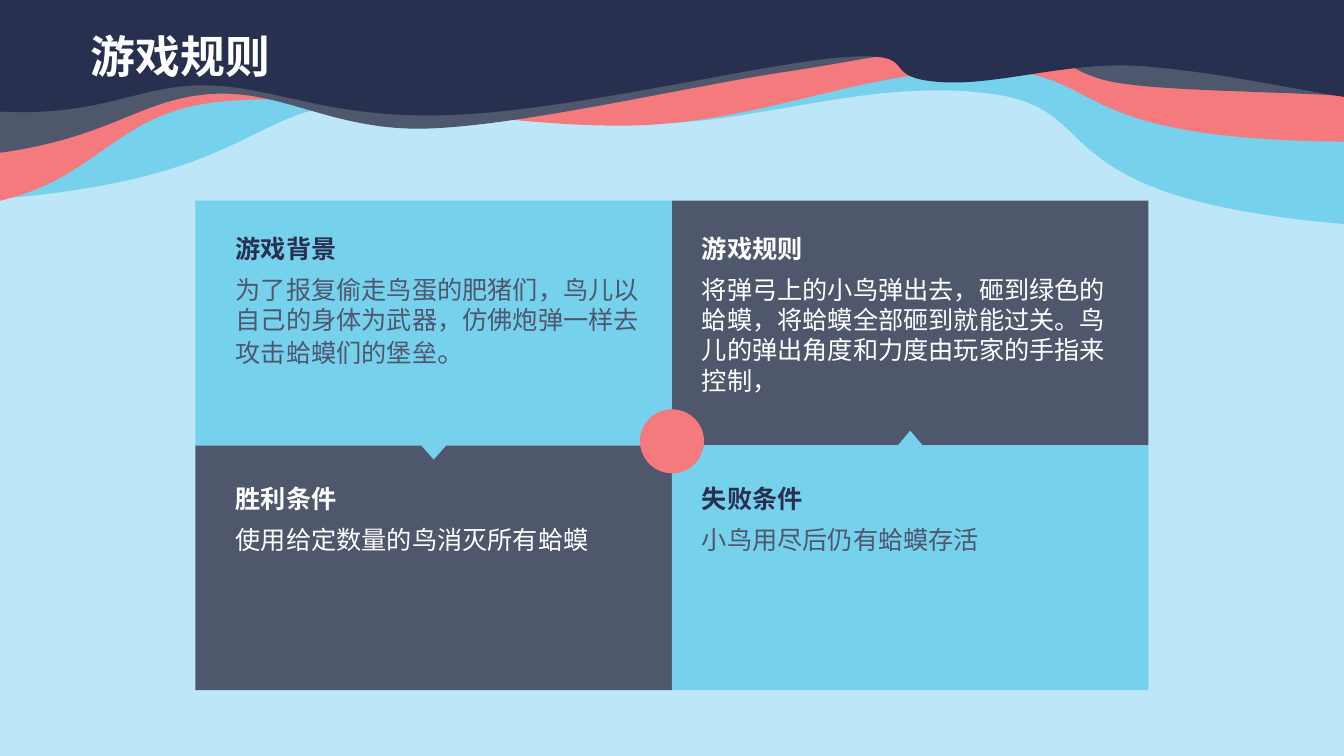
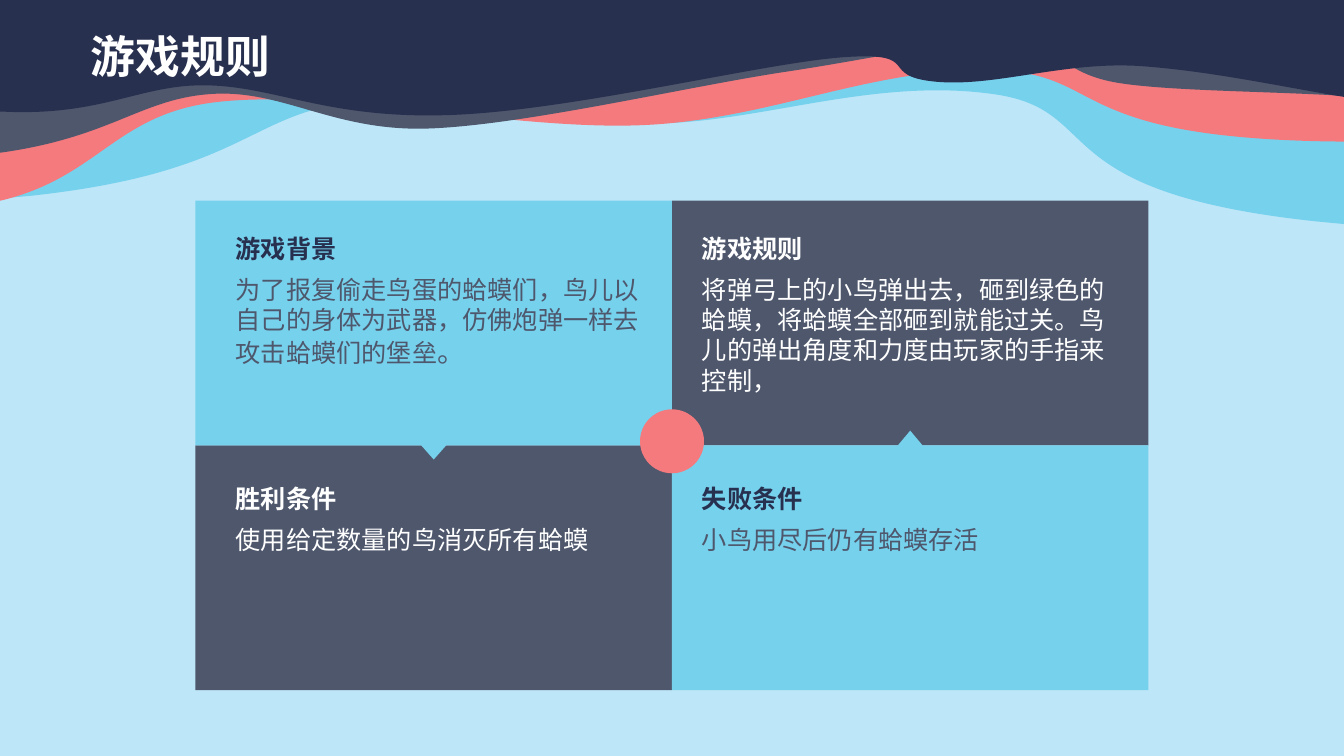
Before and after one commit to AngryToads/Angry-Toads, a slide deck: slide 6 of Angrytoads.pptx. Drawn at 1344x756 pixels with LibreOffice and Linux fonts; fonts in the diff are those of the drawing. Boxes give left, top, right and bottom in pixels: in the first picture for what was removed or moved away, otherwise in the second. Text is boxed around its words. In the diff, an @@ line names an element or a change of style, - is before the commit and + after.

```diff
--- a/Angrytoads.pptx
+++ b/Angrytoads.pptx
@@ text at (x1=236, y1=278, x2=639, y2=364): text changed @@
-为了报复偷走鸟蛋的肥猪们，鸟儿以自己的身体为武器，仿佛炮弹一样去攻击蛤蟆们的堡垒。
+为了报复偷走鸟蛋的蛤蟆们，鸟儿以自己的身体为武器，仿佛炮弹一样去攻击蛤蟆们的堡垒。
```
Also in this commit, not shown: 5 other slides changed, 1 slide added, 1 slide removed, 2 other files.
